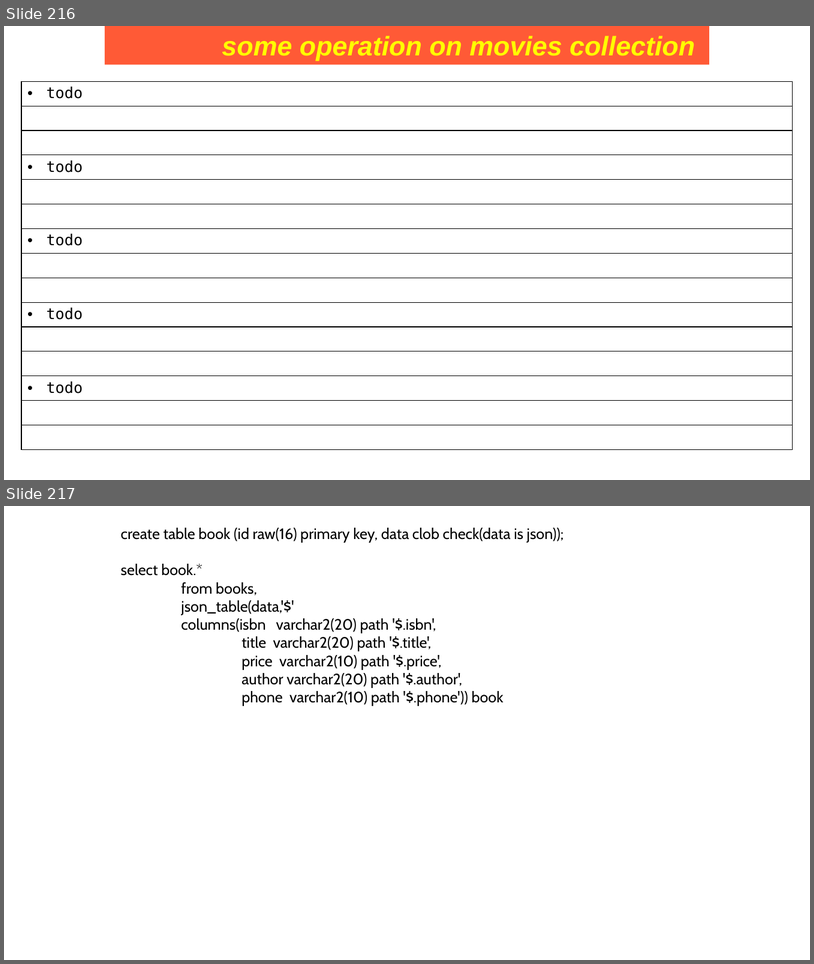
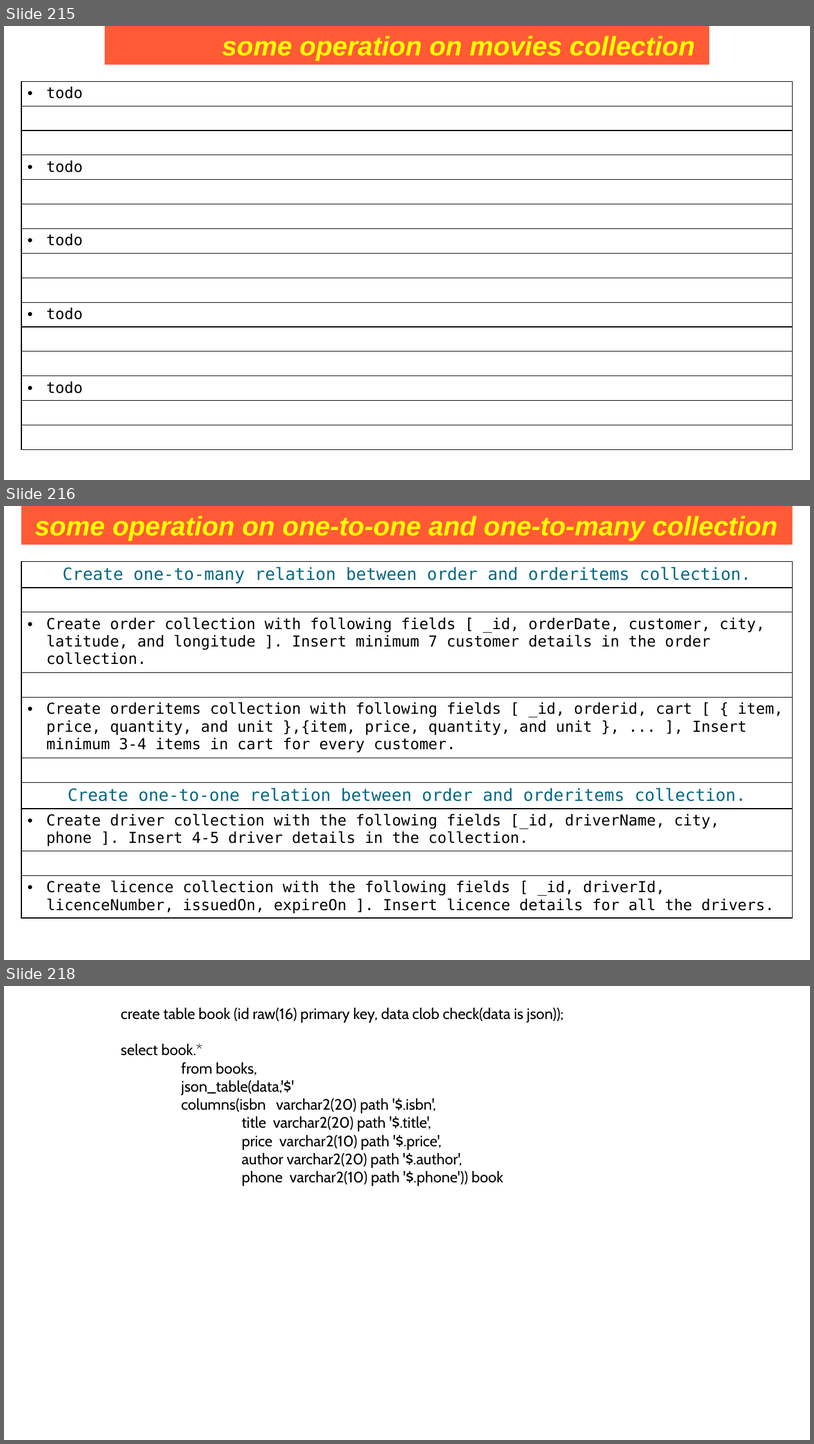
Before and after one commit to Saleel-Bagde/PPT-s, a slide deck: MongoDB PPT.pptx. Shown one above the other, each under a label of ours: slides 216 and 217 before the commit, slides 215, 216 and 218 after it; the slides between them are not shown. The pictures are 814x964 and 814x1444 pixels, drawn with LibreOffice and Linux fonts; fonts in the diff are those of the drawing. Boxes give left, top, right and bottom in pixels: in the first picture for what was removed or moved away, otherwise in the second. Text is boxed around its words. In the diff, an @@ line names an element or a change of style, - is before the commit and + after.

```diff
--- a/MongoDB PPT.pptx
+++ b/MongoDB PPT.pptx
@@ slide 216 added at [4,506,810,960], background #FFFFFF @@
@@ rectangle added at [21,506,794,545], fill #FF5A36, 32 pt, text #FFFF00, bold, italic @@
+some operation on one-to-one and one-to-many collection
@@ table added at [21,562,794,918], 10 rows, 1 columns @@
+Create one-to-many relation between order and orderitems collection.
+
+Create order collection with following fields [ _id, orderDate, customer, city, latitude, and longitude ]. Insert minimum 7 customer details in the order collection.
+
+Create orderitems collection with following fields [ _id, orderid, cart [ { item, price, quantity, and unit },{item, price, quantity, and unit }, ... ], Insert minimum 3-4 items in cart for every customer.
+
+Create one-to-one relation between order and orderitems collection.
+Create driver collection with the following fields [_id, driverName, city, phone ]. Insert 4-5 driver details in the collection.
+
+Create licence collection with the following fields [ _id, driverId, licenceNumber, issuedOn, expireOn ]. Insert licence details for all the drivers.
@@ what was slide 216 is now slide 215 @@
@@ what was slide 217 is now slide 218 @@
```
Also in this commit, not shown: 1 slide changed, 1 other slide added, 1 slide removed.
